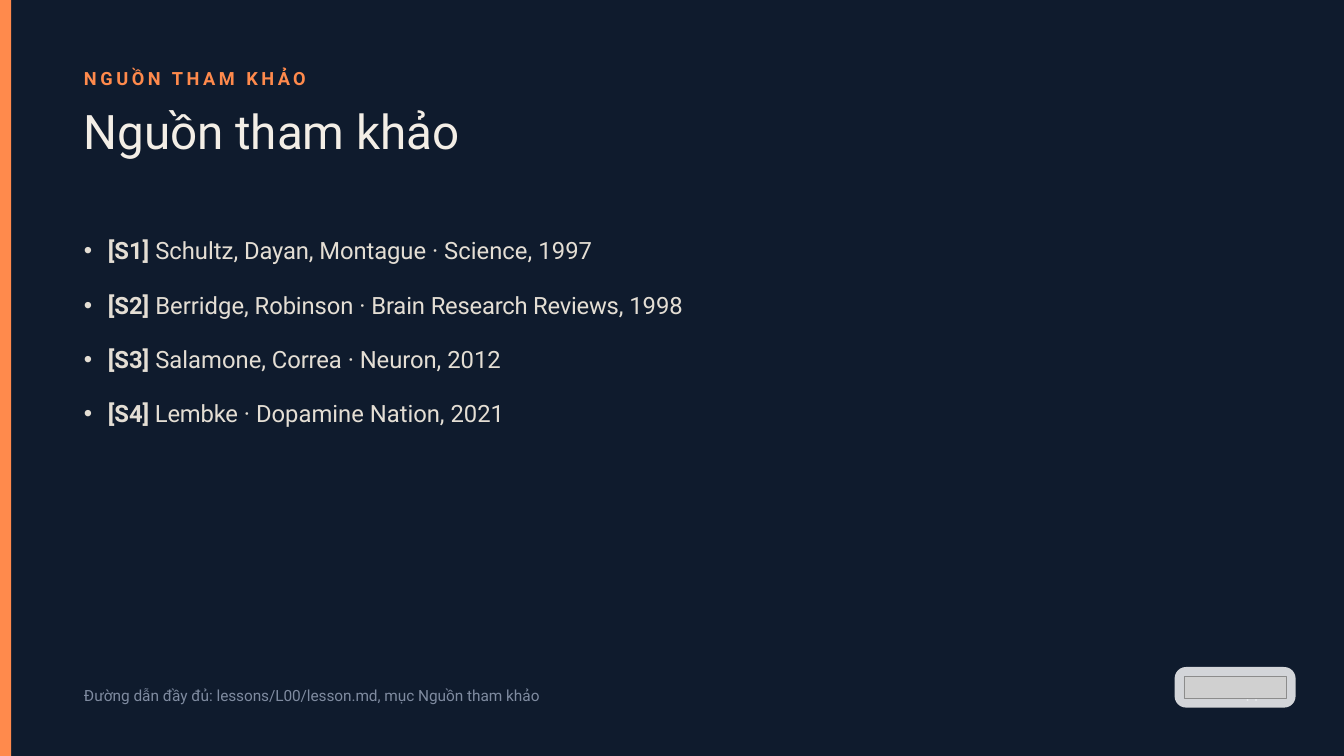
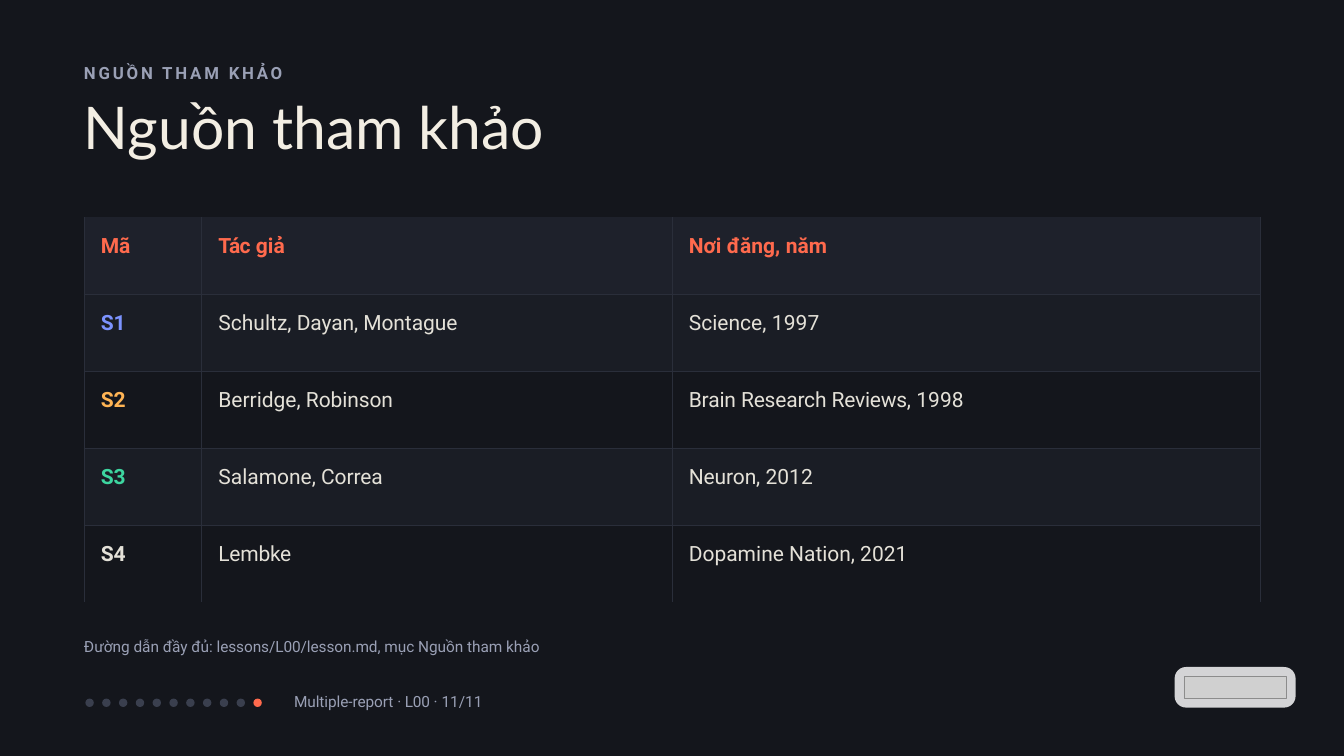
Before and after one commit to vohoailinh90/Multiple-report, a slide deck: slide 11 of lessons/L00/L00.pptx. Drawn at 1344x756 pixels with LibreOffice and Linux fonts; fonts in the diff are those of the drawing; grey boxes stand for pictures. Boxes give left, top, right and bottom in pixels: in the first picture for what was removed or moved away, otherwise in the second. Text is boxed around its words. In the diff, an @@ line names an element or a change of style, - is before the commit and + after.

```diff
--- a/lessons/L00/L00.pptx
+++ b/lessons/L00/L00.pptx
@@ background #0F1B2D to #14161C @@
@@ rectangle removed at box(0, 0, 11, 756) @@
@@ text "NGUỒN THAM KHẢO" at box(84, 64, 282, 79): size 19.5 to 18 pt, text colour #FF8A4C to #9AA0B5; letter spacing 3.8 to 3 pt in "NGUỒN"; letter spacing 3.7 to 3 pt in "THAM"; letter spacing 3.6 to 2.9 pt in "KHẢO" @@
@@ text "Nguồn tham khảo": place and size @@
-text "Nguồn tham khảo" at box(84, 110, 459, 159)
+text "Nguồn tham khảo" at box(84, 102, 544, 160)
@@ text "Nguồn tham khảo" at box(84, 102, 544, 160): size 51 to 63 pt, font Roboto to Lato, text colour #F3EEE6 to #F3EEE3; letter spacing -0.2 to 0 pt in "Nguồn"; letter spacing -0.1 to 0 pt in "tham" @@
@@ table added at box(84, 217, 1260, 570), 5 rows, 3 columns @@
+Mã | Tác giả | Nơi đăng, năm
+S1 | Schultz, Dayan, Montague | Science, 1997
+S2 | Berridge, Robinson | Brain Research Reviews, 1998
+S3 | Salamone, Correa | Neuron, 2012
+S4 | Lembke | Dopamine Nation, 2021
@@ text removed at box(108, 239, 683, 427) @@
-• [S1] Schultz, Dayan, Montague · Science, 1997
-• [S2] Berridge, Robinson · Brain Research Reviews, 1998
-• [S3] Salamone, Correa · Neuron, 2012
-• [S4] Lembke · Dopamine Nation, 2021
@@ text "Đường dẫn đầy đủ: lessons/L00/lesson.md, ...": place and size @@
-text "Đường dẫn đầy đủ: lessons/L00/lesson.md, ..." at box(84, 688, 539, 704)
+text "Đường dẫn đầy đủ: lessons/L00/lesson.md, ..." at box(84, 639, 539, 655)
@@ text "Đường dẫn đầy đủ: lessons/L00/lesson.md, ..." at box(84, 639, 539, 655): text colour #7F8BA0 to #9AA0B5 @@
@@ ellipse added at box(85, 699, 93, 707), fill #3A3F4E @@
@@ ellipse added at box(102, 699, 110, 707), fill #3A3F4E @@
@@ ellipse added at box(119, 699, 127, 707), fill #3A3F4E @@
@@ ellipse added at box(136, 699, 144, 707), fill #3A3F4E @@
@@ ellipse added at box(153, 699, 161, 707), fill #3A3F4E @@
@@ ellipse added at box(169, 699, 177, 707), fill #3A3F4E @@
@@ ellipse added at box(186, 699, 194, 707), fill #3A3F4E @@
@@ ellipse added at box(203, 699, 211, 707), fill #3A3F4E @@
@@ ellipse added at box(220, 699, 228, 707), fill #3A3F4E @@
@@ ellipse added at box(237, 699, 245, 707), fill #3A3F4E @@
@@ ellipse added at box(253, 699, 261, 707), fill #FF6A4D @@
@@ text added at box(294, 695, 483, 710), 16.5 pt, text #9AA0B5 @@
+Multiple-report · L00 · 11/11
```
Also in this commit, not shown: 9 other slides changed, 1 slide added, 1 slide removed, 6 other files.
